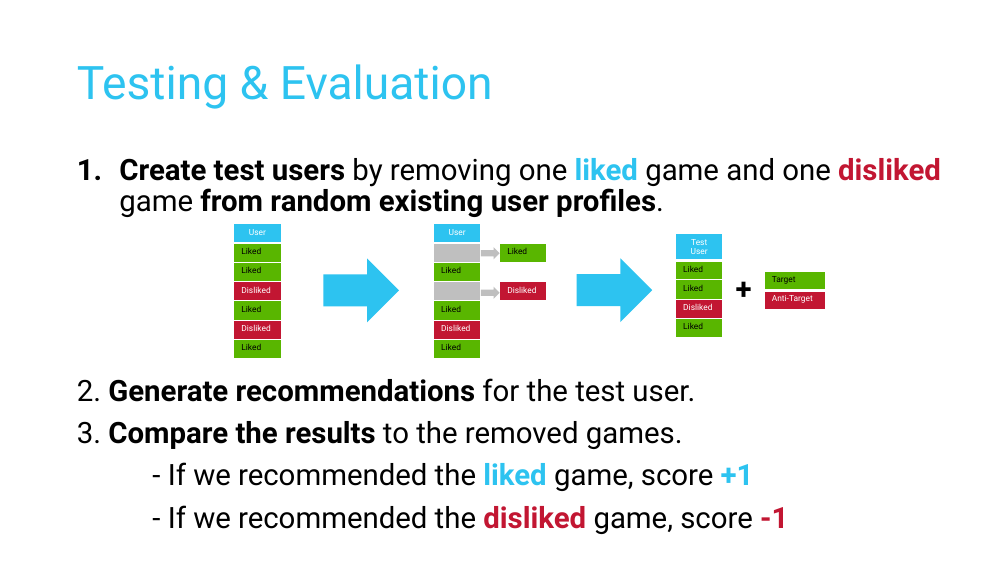
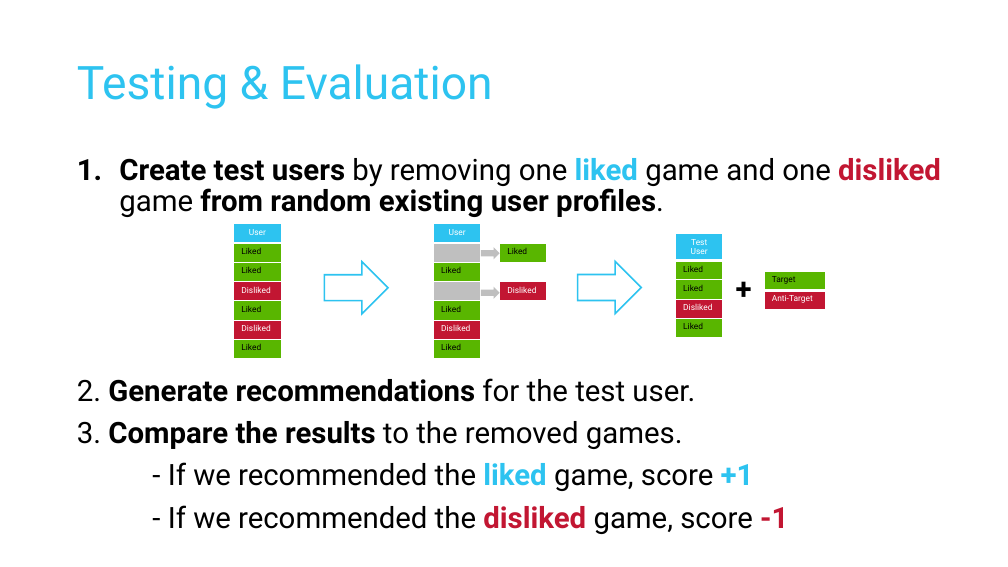
Before and after one commit to joshtod/Springboard, a slide deck: slide 9 of game_loc_prioritizer/reports/figures/JOD - Steam Recommendation System Capstone Presentation.pptx. Drawn at 1008x567 pixels with LibreOffice and Linux fonts; fonts in the diff are those of the drawing. Boxes give left, top, right and bottom in pixels: in the first picture for what was removed or moved away, otherwise in the second. Text is boxed around its words. In the diff, an @@ line names an element or a change of style, - is before the commit and + after.

```diff
--- a/game_loc_prioritizer/reports/figures/JOD - Steam Recommendation System Capstone Presentation.pptx
+++ b/game_loc_prioritizer/reports/figures/JOD - Steam Recommendation System Capstone Presentation.pptx
@@ right arrow at box(324, 262, 388, 314): fill #2DC3F0 to none; outline none to #2DC3F0 1.5 pt @@
@@ right arrow: place and size @@
-right arrow at box(324, 259, 399, 322)
+right arrow at box(324, 262, 388, 314)
@@ right arrow: place and size @@
-right arrow at box(577, 259, 653, 322)
+right arrow at box(578, 262, 641, 314)
@@ right arrow at box(578, 262, 641, 314): fill #2DC3F0 to none; outline none to #2DC3F0 1.5 pt @@
```
Also in this commit, not shown: 2 other slides changed, 1 other file.
